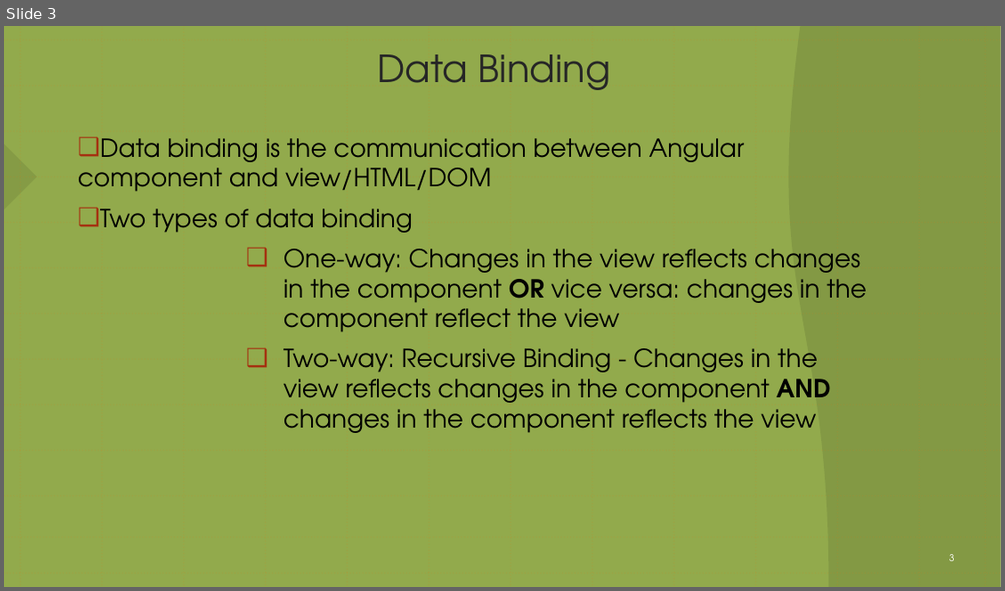
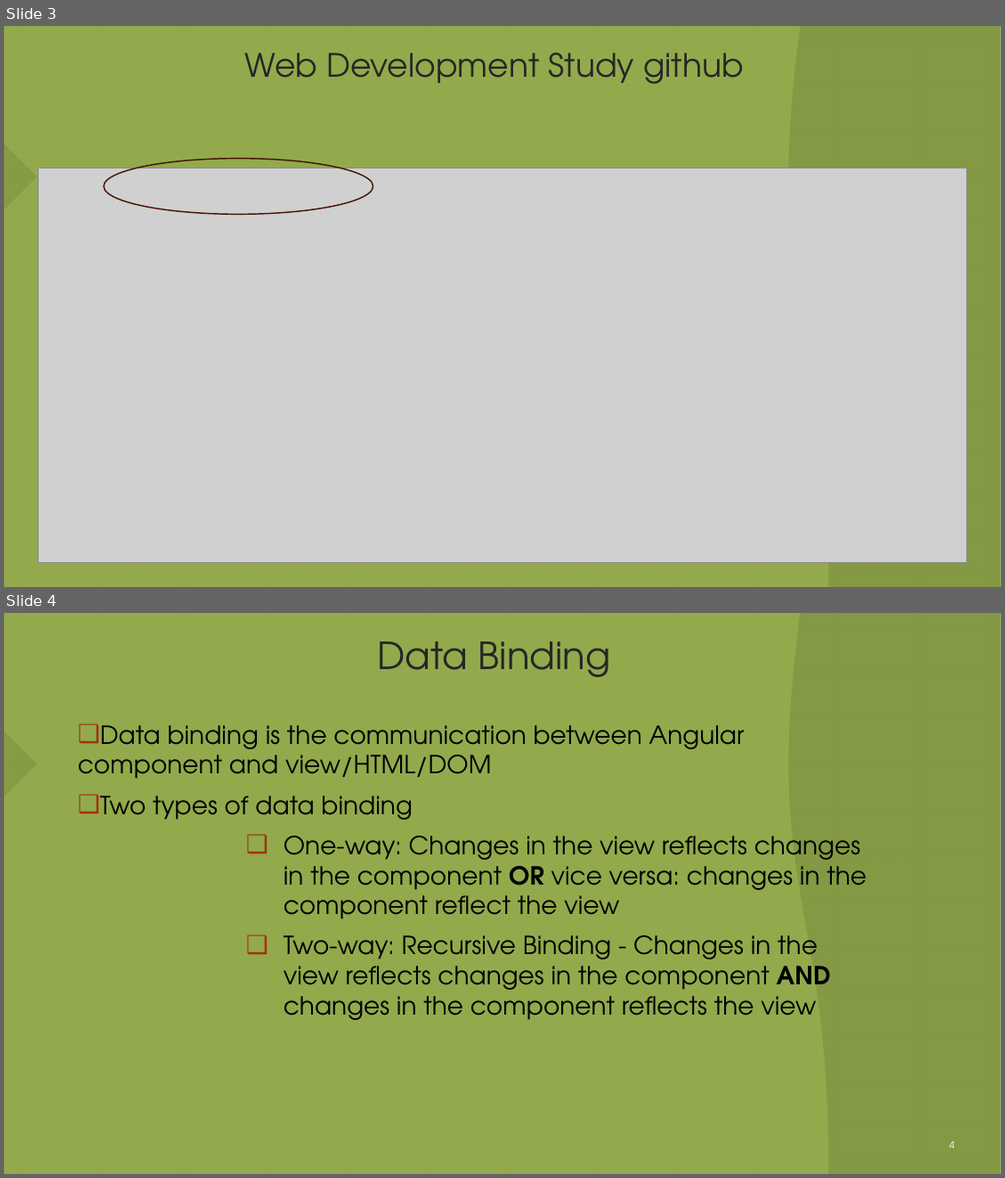
Before and after one commit to sthoang62/Web-Development-Study, a slide deck: Angular/AngularPart2.pptx. Shown one above the other, each under a label of ours: slide 3 before the commit, slides 3 and 4 after it. The pictures are 1005x591 and 1005x1178 pixels, drawn with LibreOffice and Linux fonts; fonts in the diff are those of the drawing; grey boxes stand for pictures. Boxes give left, top, right and bottom in pixels: in the first picture for what was removed or moved away, otherwise in the second. Text is boxed around its words. In the diff, an @@ line names an element or a change of style, - is before the commit and + after.

Commit message:
Update to include github

```diff
--- a/Angular/AngularPart2.pptx
+++ b/Angular/AngularPart2.pptx
@@ slide 3 added at bbox=[4, 26, 1001, 587], background gradient #FFFFFF to #DFE8C4; not listed: 40 template elements that a slide beside it also shows @@
@@ title added at bbox=[244, 53, 743, 84], 31 pt, text #262626 @@
+Web Development Study github
@@ ellipse added at bbox=[104, 159, 372, 215], outline #481507 1.25 pt @@
@@ picture added at bbox=[39, 168, 967, 563] @@
@@ page number added at bbox=[949, 562, 955, 566], 9 pt, text #FFFFFF @@
+3
@@ what was slide 3 is now slide 4 @@
@@ page number at bbox=[949, 1141, 955, 1148]: text changed @@
-3
+4
```
Also in this commit, not shown: 1 slide changed.
